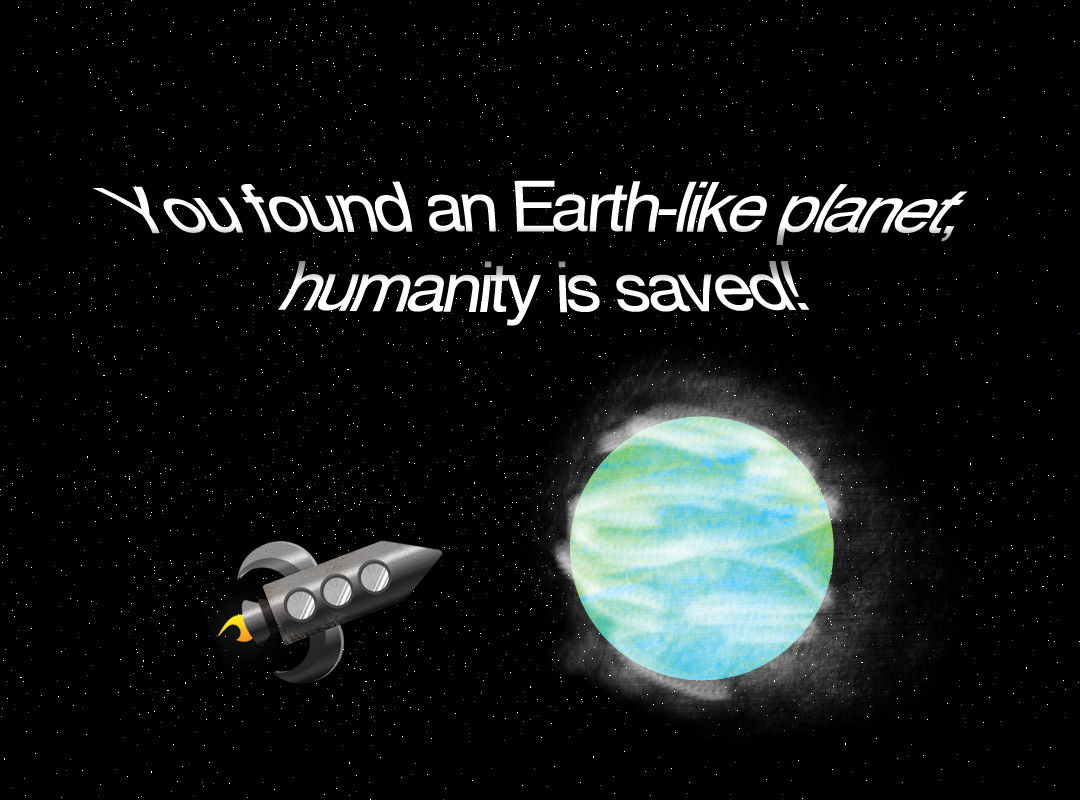
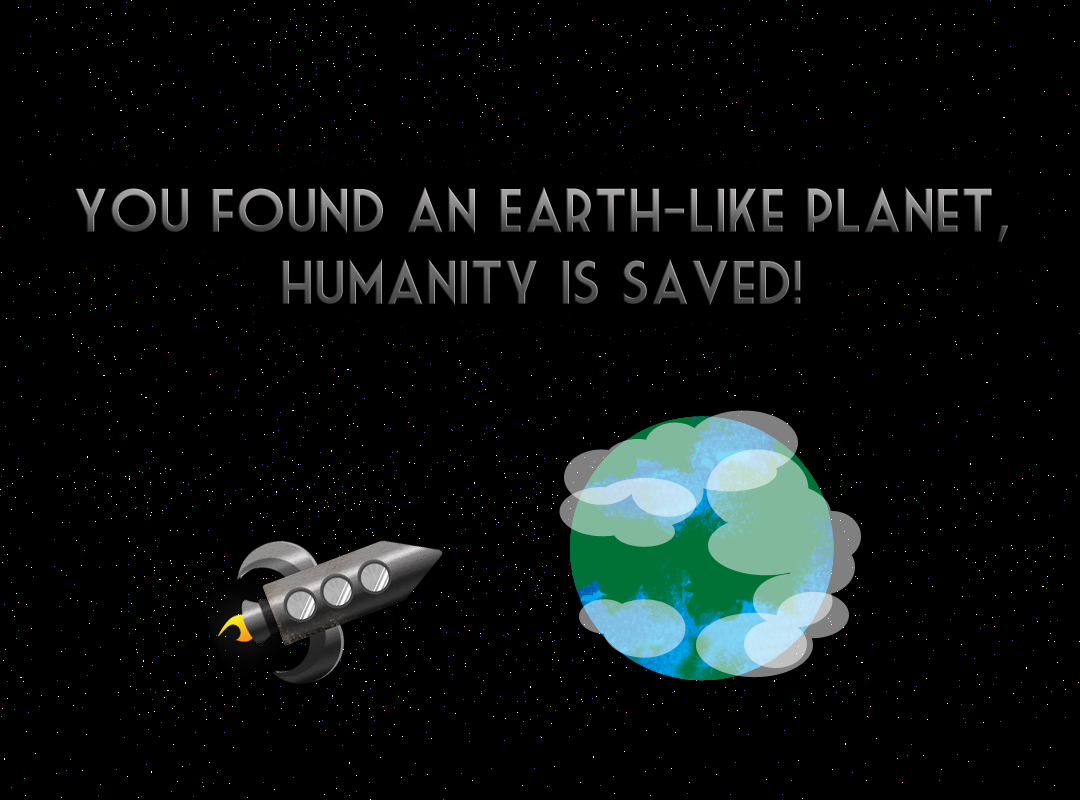
Two versions of the same layered image (1080px x 800px). Layer-by-layer changes:
painted on "You found an Earth-like planet, humanity is saved!" over [75, 180, 1008, 326]
hid "Layer 6" over [512, 325, 963, 748]
added layer "Layer 9" (50%) above "Layer 8" over [564, 410, 849, 678]
added layer "Layer 8" (50%) above "Layer 7" over [559, 449, 861, 669]
added layer "Layer 7" above "Layer 5" over [570, 416, 834, 681]
painted on "Shape 1" over [570, 416, 834, 681]
